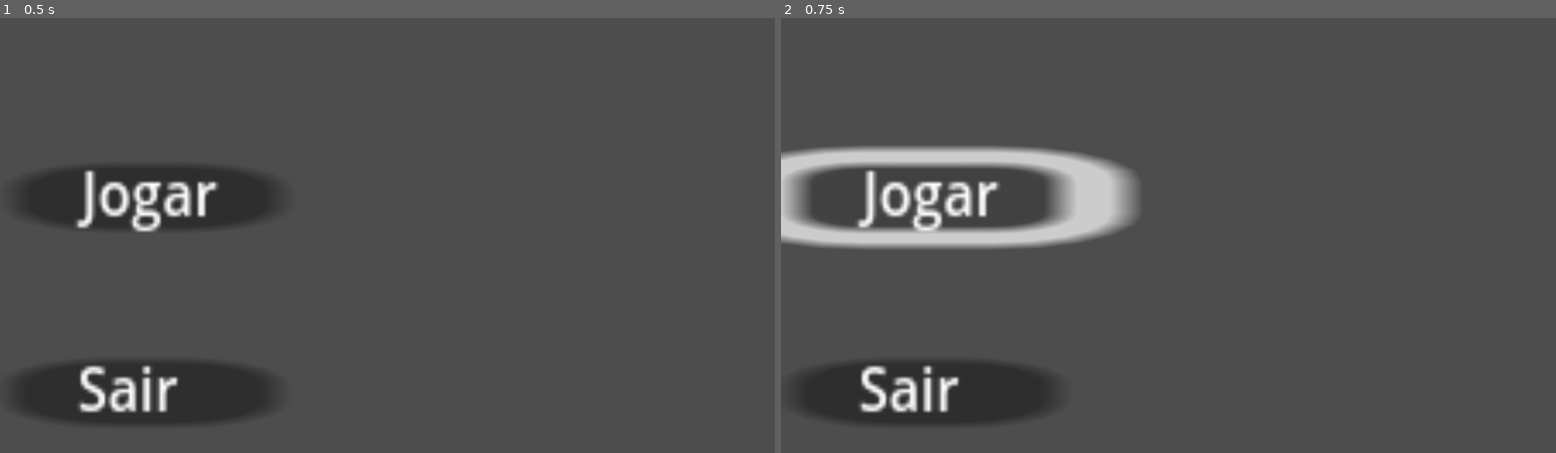
Above: before the commit, frames 1-2 (left to right).
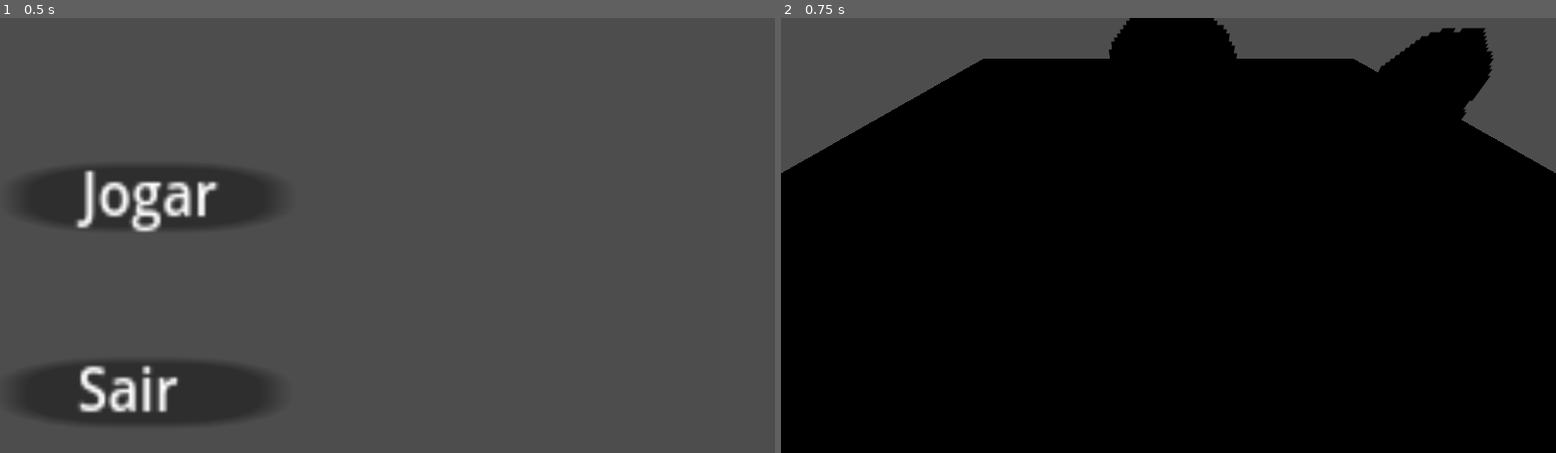
Above: after the commit, the same moments.

Repository: danilobs31/jogodioneia
Game: Godot game, scene res://cenas/Menu.tscn
Two runs of this game, one before a commit and one after it. Both use one fixed random seed, a clock stepped at 60 frames per second and the inputs below. The project has no main scene, so this scene is started directly.
Inputs:
- Up to frame 1 (0.5 s): no input
- Up to frame 2 (0.75 s): click "Jogar" at 0.5 s

Frame 1 is identical in both runs. In frame 2, 87% of the frame differs, in the area x 0-100%, y 0-100%.

Commit message:
renomeado botoes jogar e sair do menu; botao de jogar agora leva a cena de mundo

Diff:
--- a/cenas/Menu.gd
+++ b/cenas/Menu.gd
@@ -10,6 +10,8 @@
 func _process(delta):
 	pass
 
+func _on_jogar_pressed():
+	get_tree().change_scene_to_file("res://cenas/mundo.tscn")
 
-func _on_button_2_pressed() -> void:
+func _on_sair_pressed():
 	get_tree().quit()
--- a/cenas/Menu.tscn
+++ b/cenas/Menu.tscn
@@ -15,7 +15,7 @@
 grow_vertical = 2
 script = ExtResource("1_clmuo")
 
-[node name="Button" type="Button" parent="."]
+[node name="jogar" type="Button" parent="."]
 layout_mode = 0
 offset_left = 26.0
 offset_top = 219.0
@@ -24,7 +24,7 @@
 scale = Vector2(49.1215, 12.1)
 icon = SubResource("MeshTexture_w3mhm")
 
-[node name="Jogar" type="Label" parent="Button"]
+[node name="label" type="Label" parent="jogar"]
 layout_mode = 0
 offset_left = 1.85255
 offset_top = -1.98348
@@ -33,7 +33,7 @@
 scale = Vector2(0.103706, 0.460662)
 text = "Jogar"
 
-[node name="Button2" type="Button" parent="."]
+[node name="sair" type="Button" parent="."]
 layout_mode = 0
 offset_left = 20.0
 offset_top = 510.0
@@ -42,7 +42,7 @@
 scale = Vector2(49.1215, 12.1)
 icon = SubResource("MeshTexture_w3mhm")
 
-[node name="Sair" type="Label" parent="Button2"]
+[node name="label" type="Label" parent="sair"]
 layout_mode = 0
 offset_left = 1.85255
 offset_top = -1.98348
@@ -52,4 +52,5 @@
 text = "Sair
 "
 
-[connection signal="pressed" from="Button2" to="." method="_on_button_2_pressed"]
+[connection signal="pressed" from="jogar" to="." method="_on_jogar_pressed"]
+[connection signal="pressed" from="sair" to="." method="_on_sair_pressed"]
